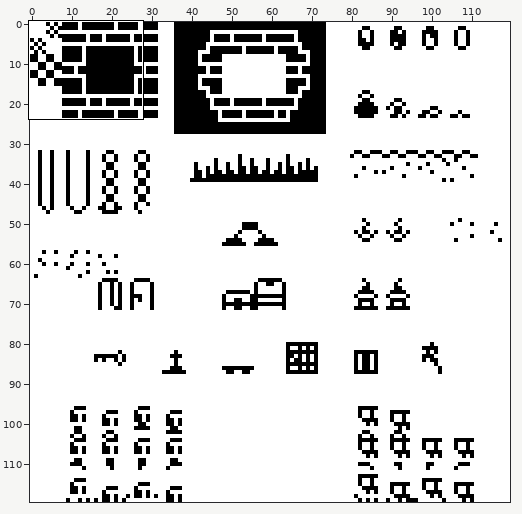
A sprite sheet gets an edit: assets/images/dungeon-inv-table-8-8.png. The picture above shows the old version from afar; the outline marks the close-up.
Close-up. The starting point:
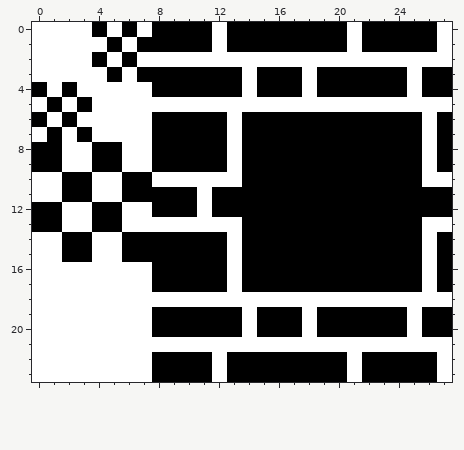
The file is 120x120 pixels. Shown: x 0..27, y 0..23.
New version:
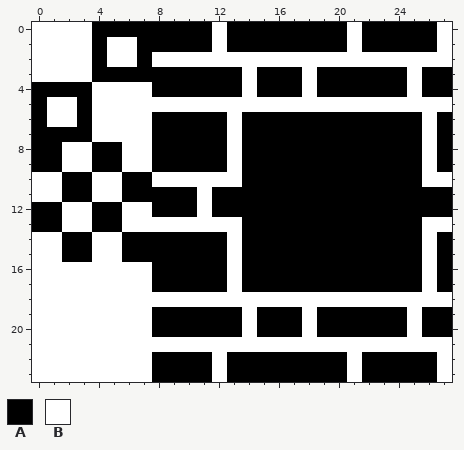
Palette (. is transparent): A #000000  B #ffffff
What changed:
y 0: x 5 B -> A; x 7 B -> A
y 1: x 4..5 BA -> AB
y 2: x 6..7 AB -> BA
y 3: x 4 B -> A; x 6 B -> A
y 4: x 1 B -> A; x 3 B -> A
y 5: x 0..1 BA -> AB
y 6: x 2..3 AB -> BA
y 7: x 0 B -> A; x 2 B -> A
